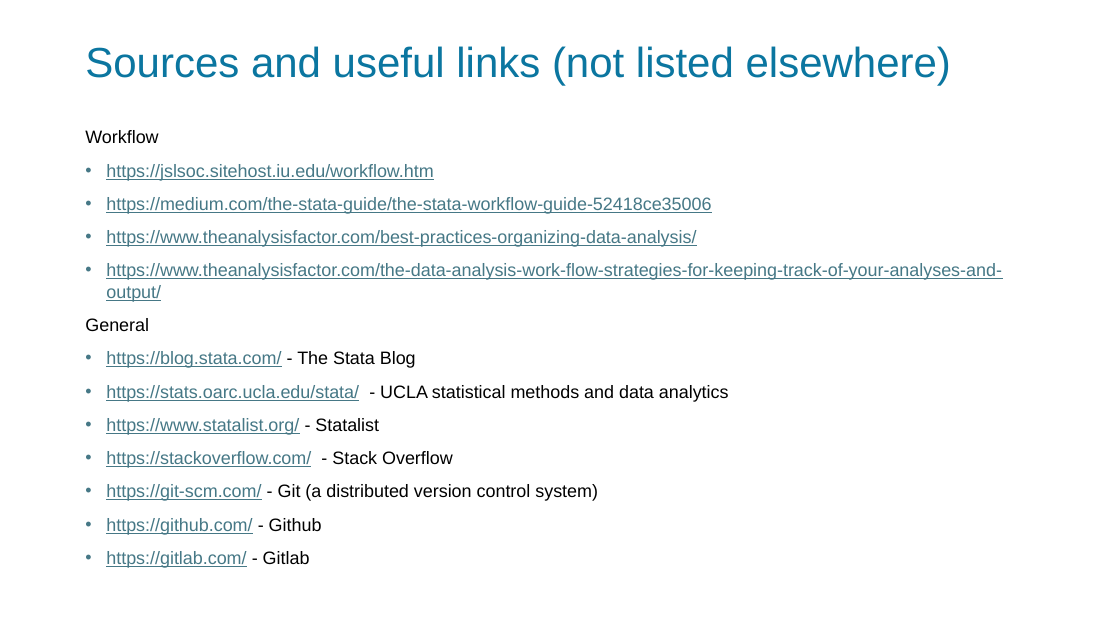
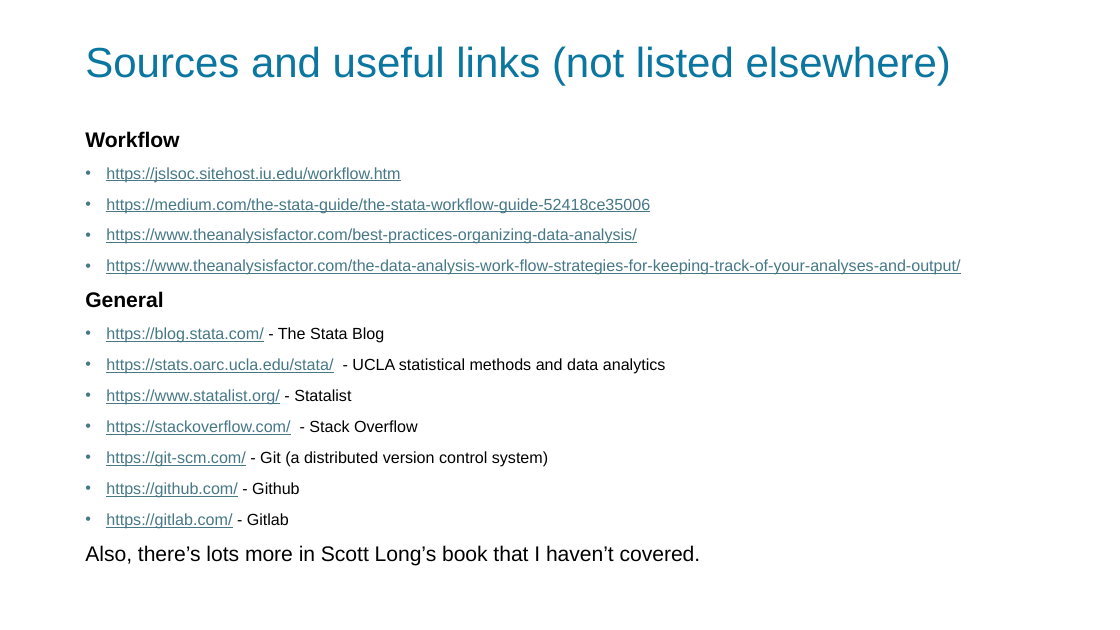
Before and after one commit to adh30/HDRUK_2024, a slide deck: slide 12 of Reproducible_workflows_in_Stata_1.pptx. Drawn at 1120x630 pixels with LibreOffice and Linux fonts; fonts in the diff are those of the drawing. Boxes give left, top, right and bottom in pixels: in the first picture for what was removed or moved away, otherwise in the second. Text is boxed around its words. In the diff, an @@ line names an element or a change of style, - is before the commit and + after.

```diff
--- a/Reproducible_workflows_in_Stata_1.pptx
+++ b/Reproducible_workflows_in_Stata_1.pptx
@@ text at [85,131,960,529]: size 15.4 to 18.1 pt, bold on in "Workflow", "General"; size 15.4 to 13.8 pt in "https://jslsoc.sitehost.iu.edu/workflow.htm", "https://medium.com/the-stata-guide/the-stata-workflow-guide- ...", "https://www.theanalysisfactor.com/best-practices-organizing- ...", "https://www.theanalysisfactor.com/the-data-analysis-work-flo ..." and 7 more places @@
@@ text at [85,545,701,566]: paragraph added @@
+Also, there’s lots more in Scott Long’s book that I haven’t covered.
```
Also in this commit, not shown: 7 other slides changed.
